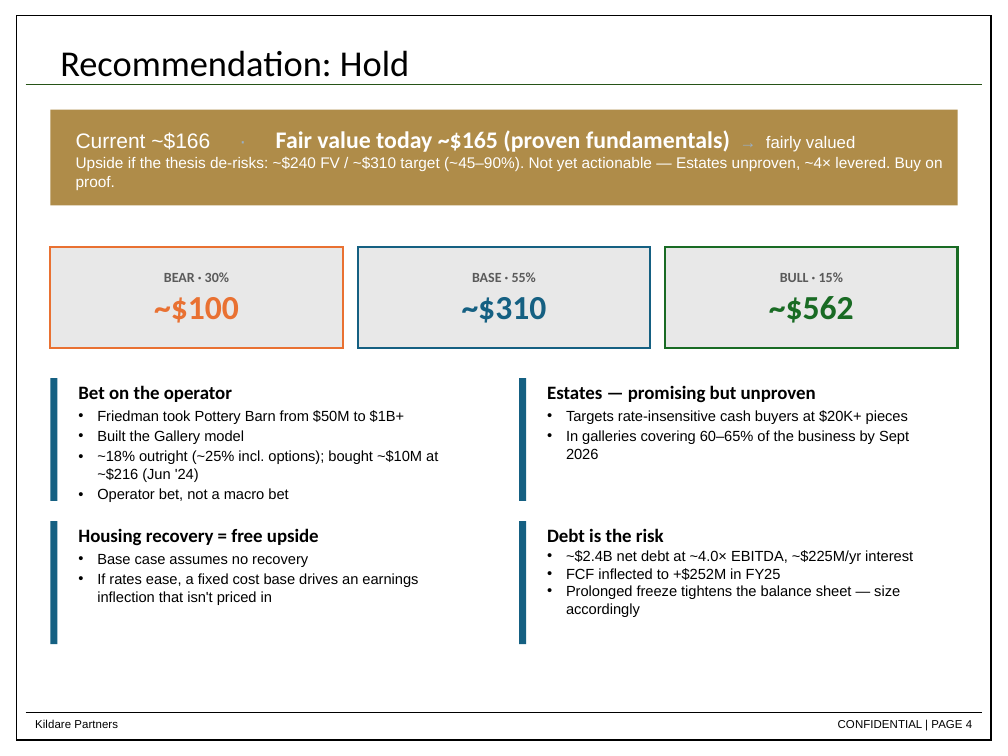
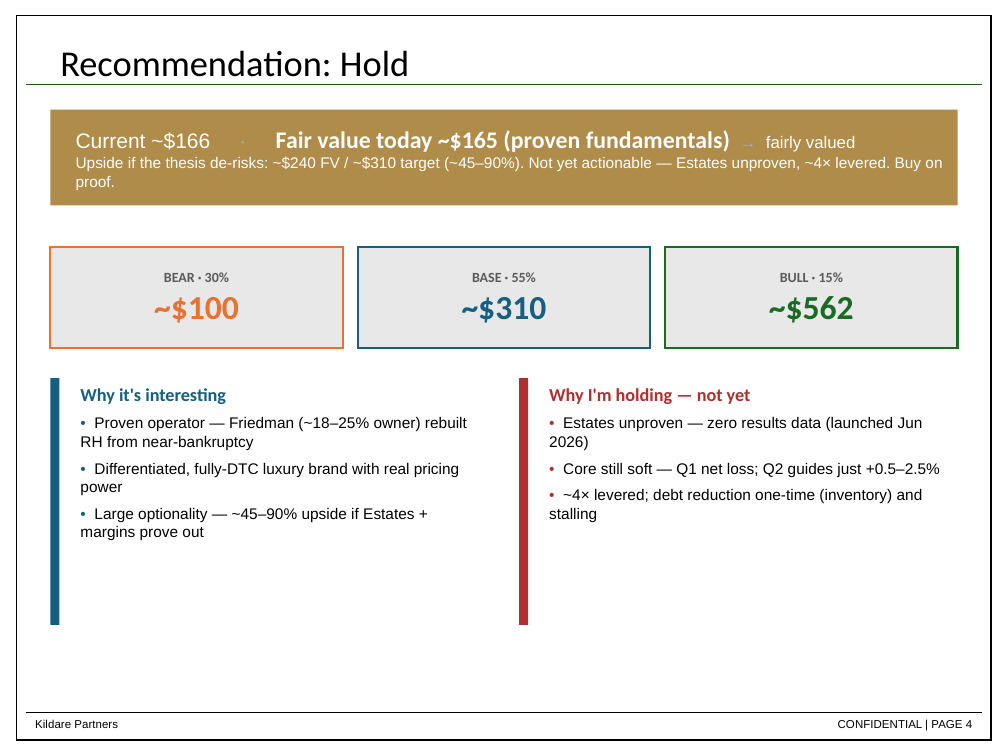
Before and after one commit to dchen88888/Nike-Stock-Pitch, a slide deck: slide 4 of RH_Stock_Pitch_updated.pptx. Drawn at 1008x756 pixels with LibreOffice and Linux fonts; fonts in the diff are those of the drawing. Boxes give left, top, right and bottom in pixels: in the first picture for what was removed or moved away, otherwise in the second. Text is boxed around its words. In the diff, an @@ line names an element or a change of style, - is before the commit and + after.

```diff
--- a/RH_Stock_Pitch_updated.pptx
+++ b/RH_Stock_Pitch_updated.pptx
@@ rectangle: place and size @@
-rectangle at box(50, 378, 57, 501)
+rectangle at box(50, 378, 59, 625)
@@ text at box(80, 388, 467, 541): text changed; size 10.5 to 11 pt @@
-Bet on the operator
-• Friedman took Pottery Barn from $50M to $1B+
-• Built the Gallery model
-• ~18% outright (~25% incl. options); bought ~$10M at ~$216 (Jun '24)
-• Operator bet, not a macro bet
+Why it's interesting
+• Proven operator — Friedman (~18–25% owner) rebuilt RH from near-bankruptcy
+• Differentiated, fully-DTC luxury brand with real pricing power
+• Large optionality — ~45–90% upside if Estates + margins prove out
@@ rectangle: place and size @@
-rectangle at box(519, 378, 526, 501)
+rectangle at box(519, 378, 528, 625)
@@ rectangle at box(519, 378, 528, 625): fill #156082 to #B03030 @@
@@ text at box(549, 388, 940, 522): text changed; size 10.5 to 11 pt @@
-Estates — promising but unproven
-• Targets rate-insensitive cash buyers at $20K+ pieces
-• In galleries covering 60–65% of the business by Sept 2026
+Why I'm holding — not yet
+• Estates unproven — zero results data (launched Jun 2026)
+• Core still soft — Q1 net loss; Q2 guides just +0.5–2.5%
+• ~4× levered; debt reduction one-time (inventory) and stalling
@@ rectangle removed at box(50, 521, 57, 644) @@
@@ text removed at box(78, 528, 418, 605) @@
-Housing recovery = free upside
-• Base case assumes no recovery
-• If rates ease, a fixed cost base drives an earnings inflection that isn't priced in
@@ rectangle removed at box(519, 521, 526, 644) @@
@@ text removed at box(547, 528, 913, 617) @@
-Debt is the risk
-• ~$2.4B net debt at ~4.0× EBITDA, ~$225M/yr interest
-• FCF inflected to +$252M in FY25
-• Prolonged freeze tightens the balance sheet — size accordingly
```
Also in this commit, not shown: 1 other slide changed.
